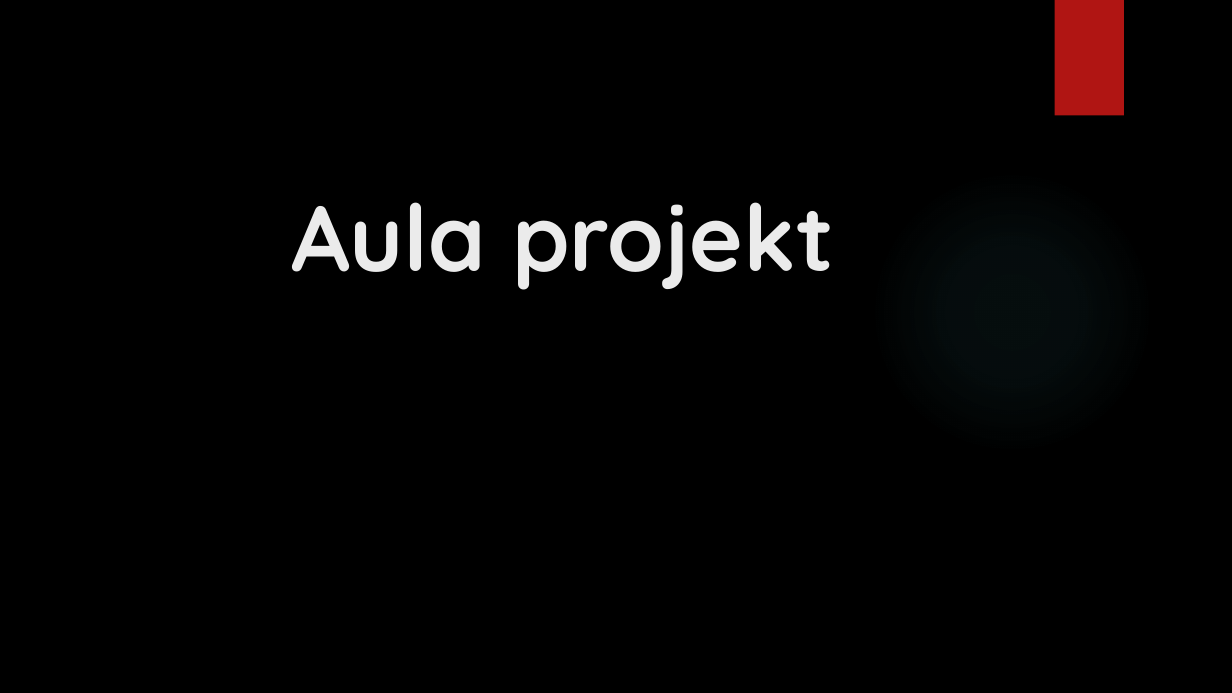
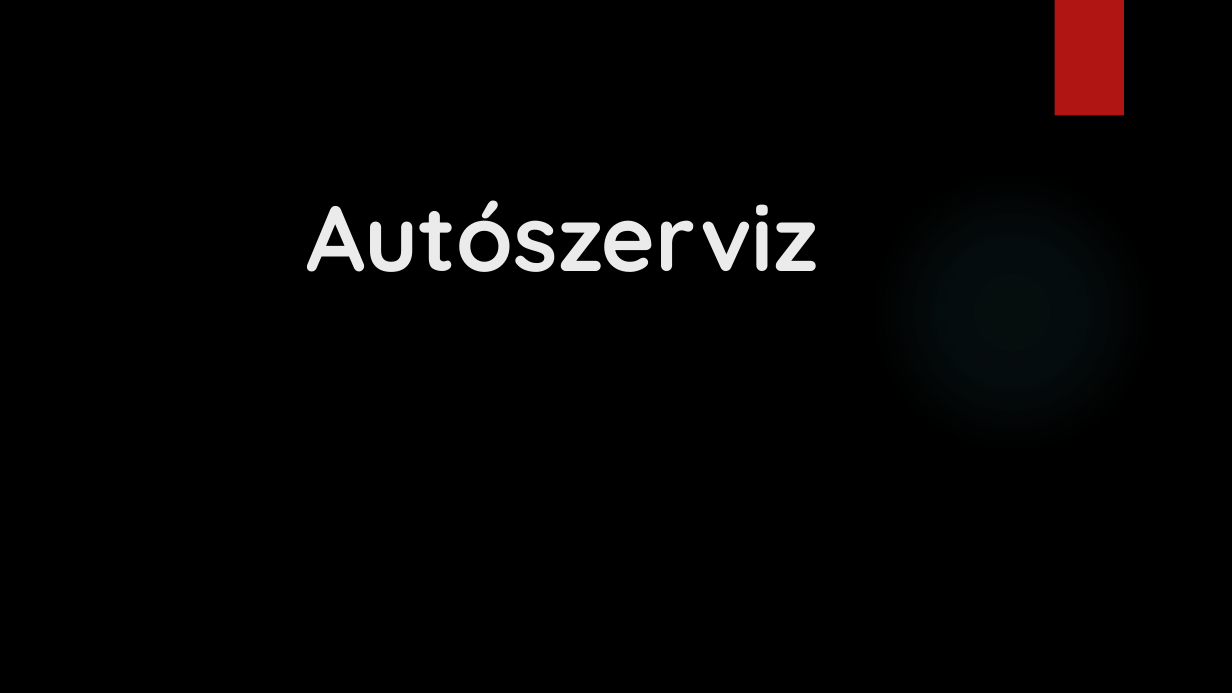
Before and after one commit to JustCsocso/project2025, a slide deck: slide 1 of Aula projekt.pptx. Drawn at 1232x693 pixels with LibreOffice and Linux fonts; fonts in the diff are those of the drawing; background and template pictures are left out. Boxes give left, top, right and bottom in pixels: in the first picture for what was removed or moved away, otherwise in the second. Text is boxed around its words. In the diff, an @@ line names an element or a change of style, - is before the commit and + after.

Commit message:
bla

```diff
--- a/Aula projekt.pptx
+++ b/Aula projekt.pptx
@@ title at (307, 200, 819, 272): text changed @@
-Aula projekt
+Autószerviz
```
